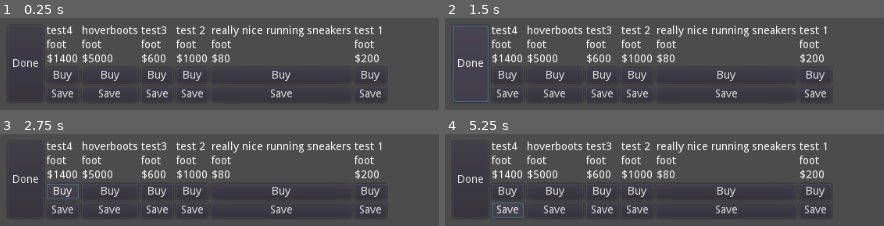
Above: before the commit, frames 1-4 (two rows, left to right).
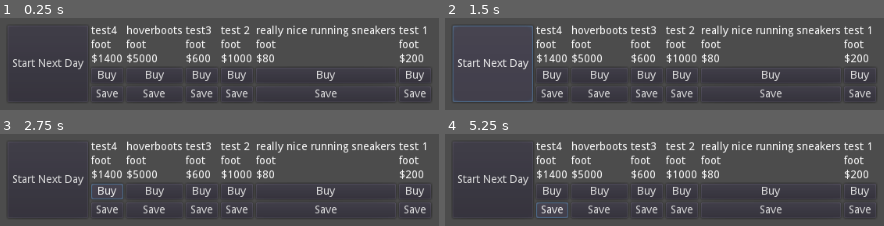
Above: after the commit, the same moments.

Repository: rachd/superhero-dispatcher
Game: Godot game, scene res://Store.tscn
Two runs of this game, one before a commit and one after it. Both use one fixed random seed, a clock stepped at 60 frames per second and the inputs below. This scene is started directly instead of the project's main scene.
Inputs:
- Up to frame 1 (0.25 s): no input
- Up to frame 2 (1.5 s): click "Done" (after the commit: "Start Next Day") at 0.5 s; click "Done" (after the commit: "Start Next Day") at 1.25 s
- Up to frame 3 (2.75 s): click "Buy" at 2 s
- Up to frame 4 (5.25 s): click "Buy" at 2.75 s; click "Done" (after the commit: "Start Next Day") at 3.5 s; click "Buy" at 4.25 s; click "Save" at 5 s

The runs differ from the first frame. In frame 1, 15% of the frame differs, in the area x 2-98%, y 7-91%; in frame 2, 16%; in frame 3, 16%; in frame 4, 16%, in the area x 2-98%, y 7-92%.

Commit message:
close shop when start new day

Diff:
--- a/GameVariables.gd
+++ b/GameVariables.gd
@@ -3,3 +3,4 @@
 var selected_heros = []
 var day = 1
 var saved_items = []
+var unassigned_items = []
--- a/Store.gd
+++ b/Store.gd
@@ -1,4 +1,6 @@
 extends Control
+
+signal start_next_day(budget)
 
 var rng = RandomNumberGenerator.new()
 var item_card_scene = preload("res://ItemCard.tscn")
@@ -10,6 +12,9 @@
 
 func set_budget(b):
 	budget = b
+
+func reset():
+	self.queue_free()
 
 func _select_items(num_to_select):
 	var all_items = constants.get_items()
@@ -32,12 +37,16 @@
 		add_child(item_card)
 
 func _on_item_bought(item):
-	print(item)
+	if item.price <= budget:
+		GameVariables.unassigned_items.append(item)
+		budget -= item.price
+
 
 func _on_item_saved(item):
 	GameVariables.saved_items.append(item)
 
 func _ready():
+	self.connect("start_next_day", get_node("/root/Main"), "_on_close_Store")
 	rng.randomize()
 	items = GameVariables.saved_items
 	GameVariables.saved_items = []
@@ -45,4 +54,4 @@
 	self._add_item_cards()
 
 func _on_Done_pressed():
-	pass
+	emit_signal("start_next_day", budget)
--- a/Store.tscn
+++ b/Store.tscn
@@ -10,7 +10,7 @@
 script = ExtResource( 1 )
 
 [node name="Done" type="Button" parent="."]
-margin_right = 46.0
+margin_right = 103.0
 margin_bottom = 20.0
-text = "Done"
+text = "Start Next Day"
 [connection signal="pressed" from="Done" to="." method="_on_Done_pressed"]
